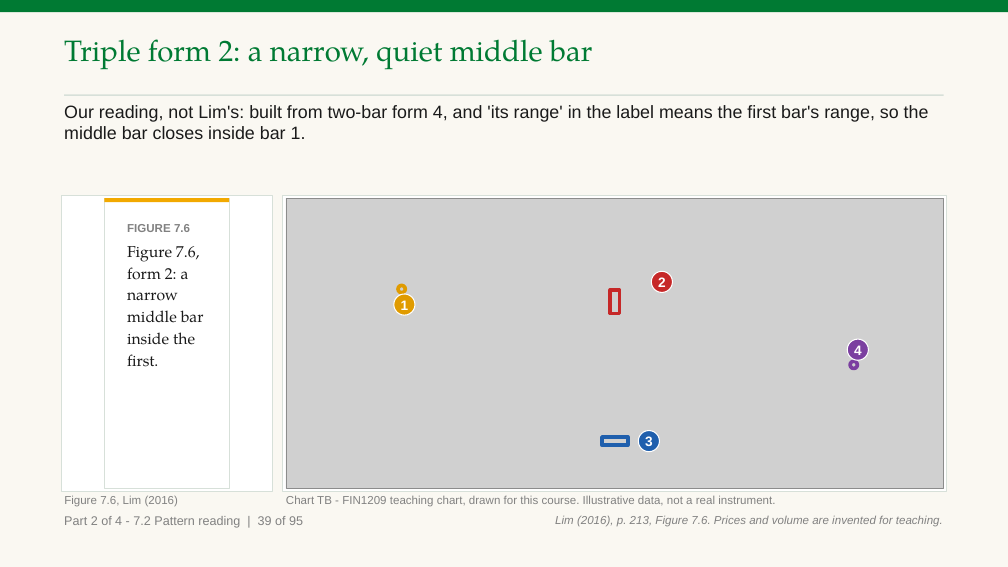
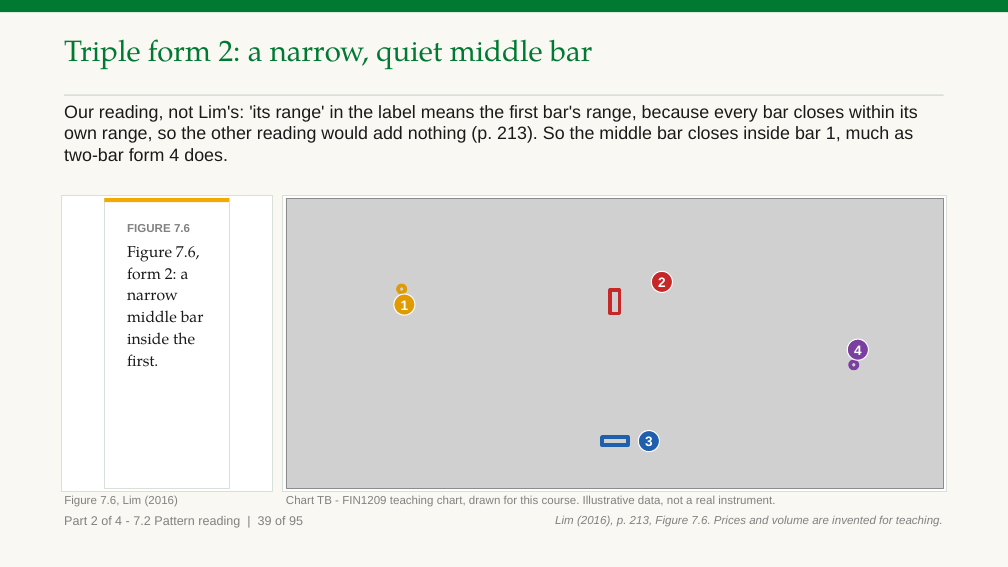
Before and after one commit to benjiesotelo-sudo/Telos_FIN1209, a slide deck: slide 83 of chapter-07/FIN1209-Chapter-07.pptx. Drawn at 1008x567 pixels with LibreOffice and Linux fonts; fonts in the diff are those of the drawing; grey boxes stand for pictures. Boxes give left, top, right and bottom in pixels: in the first picture for what was removed or moved away, otherwise in the second. Text is boxed around its words. In the diff, an @@ line names an element or a change of style, - is before the commit and + after.

```diff
--- a/chapter-07/FIN1209-Chapter-07.pptx
+++ b/chapter-07/FIN1209-Chapter-07.pptx
@@ text at <box>64,105,918,161</box>: text changed @@
-Our reading, not Lim's: built from two-bar form 4, and 'its range' in the label means the first bar's range, so the middle bar closes inside bar 1.
+Our reading, not Lim's: 'its range' in the label means the first bar's range, because every bar closes within its own range, so the other reading would add nothing (p. 213). So the middle bar closes inside bar 1, much as two-bar form 4 does.
```
Also in this commit, not shown: 9 other slides changed, 3 other files.
